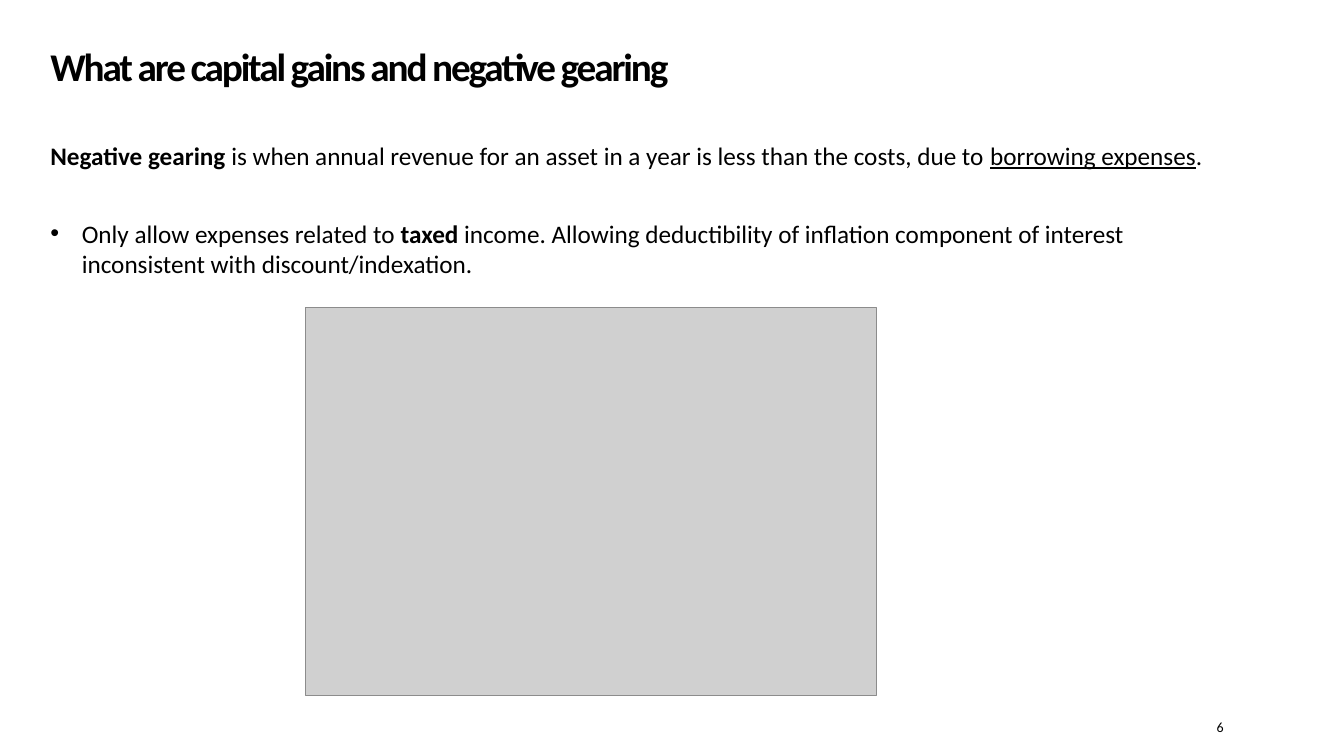
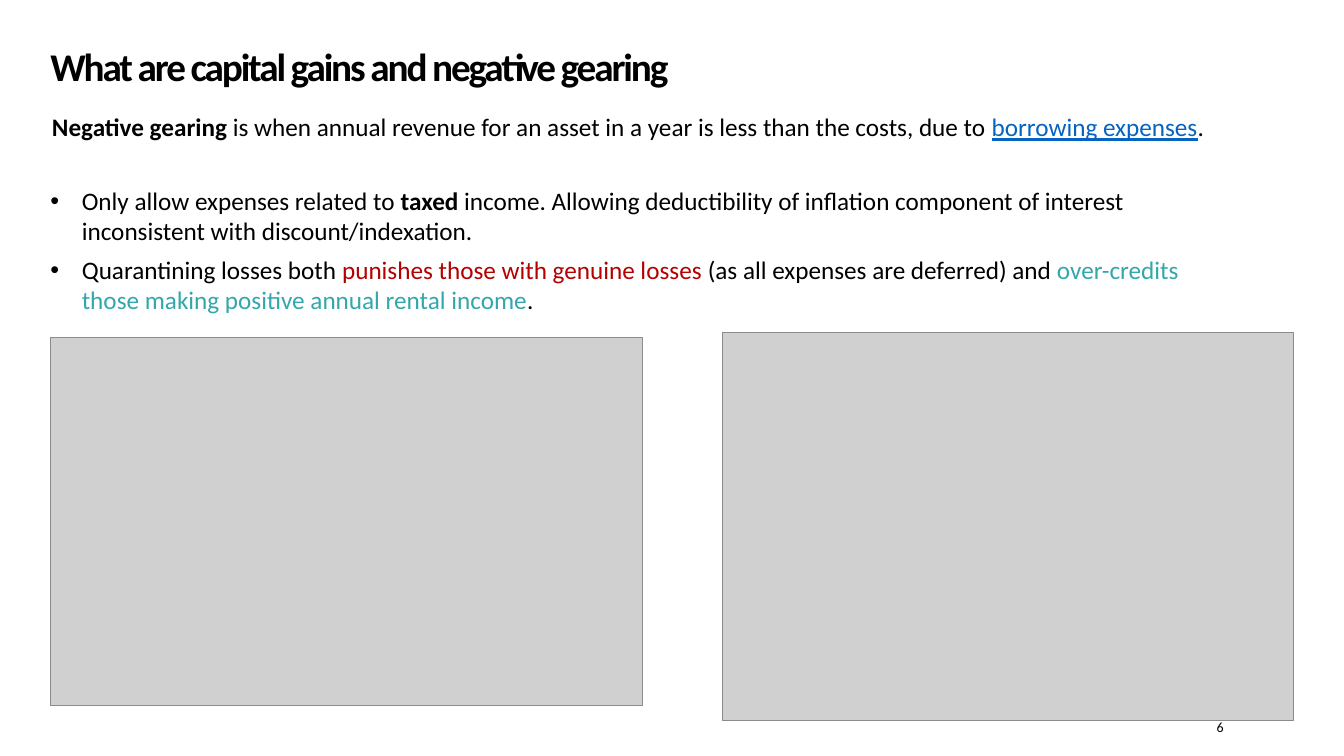
Before and after one commit to Zjub/TVHENZ, a slide deck: slide 6 of e61 Projects/Presentations/QETA Post-Budget 2026.pptx. Drawn at 1344x756 pixels with LibreOffice and Linux fonts; fonts in the diff are those of the drawing; grey boxes stand for pictures; background and template pictures are left out. Boxes give left, top, right and bottom in pixels: in the first picture for what was removed or moved away, otherwise in the second. Text is boxed around its words. In the diff, an @@ line names an element or a change of style, - is before the commit and + after.

```diff
--- a/e61 Projects/Presentations/QETA Post-Budget 2026.pptx
+++ b/e61 Projects/Presentations/QETA Post-Budget 2026.pptx
@@ text "Negative gearing is when annual ...": place and size @@
-text "Negative gearing is when annual ..." at (50, 147, 1202, 170)
+text "Negative gearing is when annual ..." at (52, 118, 1204, 141)
@@ text "Negative gearing is when annual ..." at (52, 118, 1204, 141): text colour #000000 to #0563C1 in "borrowing expenses." @@
@@ text "Only allow expenses related to ...": place and size @@
-text "Only allow expenses related to ..." at (82, 225, 1123, 274)
+text "Only allow expenses related to ..." at (82, 192, 1178, 314)
@@ text at (82, 260, 1178, 314): paragraph added @@
+• Quarantining losses both punishes those with genuine losses (as all expenses are deferred) and over-credits those making positive annual rental income.
@@ picture added at (50, 337, 643, 706) @@
@@ picture: place and size @@
-picture at (306, 308, 876, 696)
+picture at (723, 333, 1294, 721)
```
Also in this commit, not shown: 5 other slides changed, 8 slides added, 1 slide removed, 3 other files.
